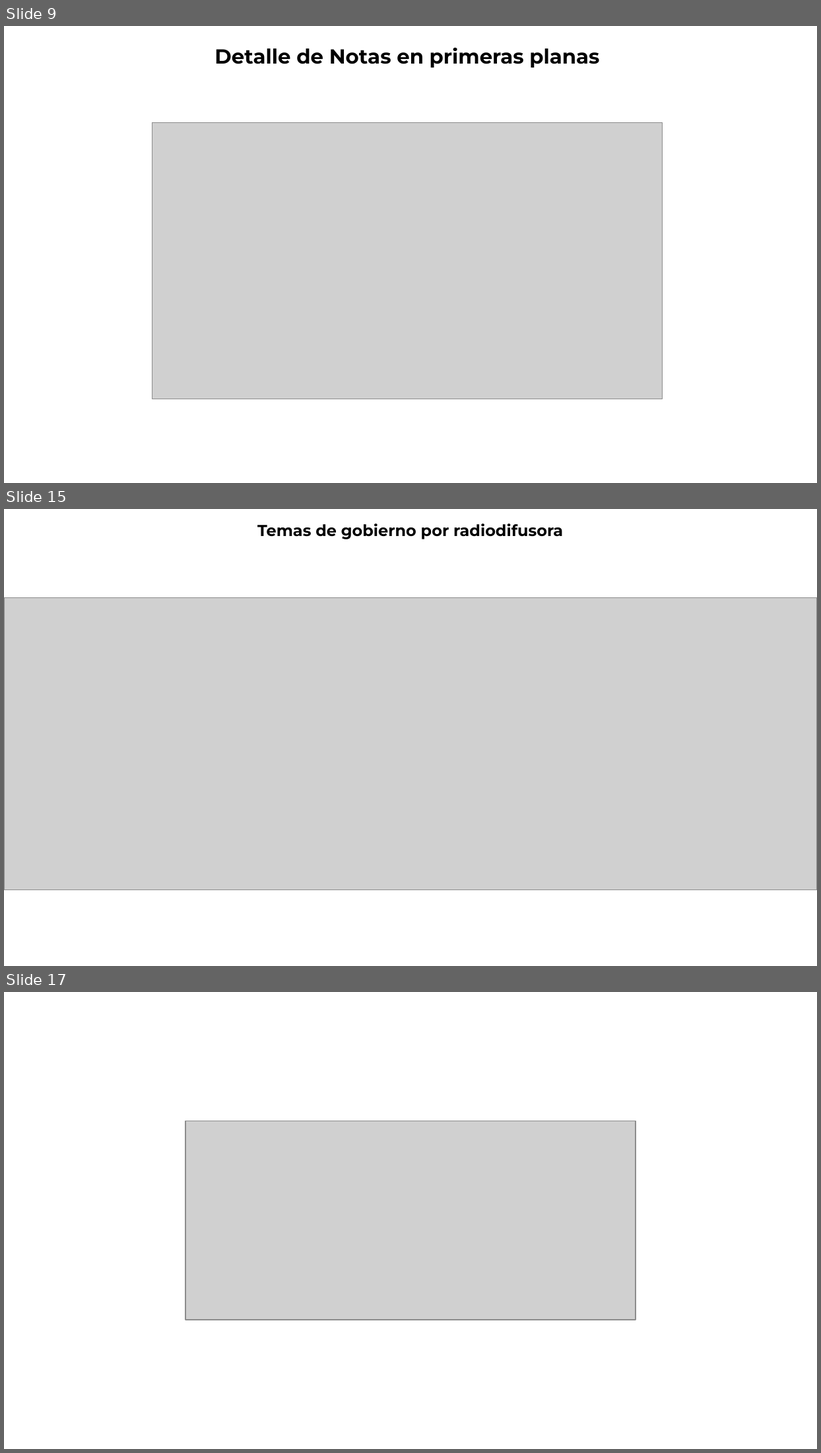
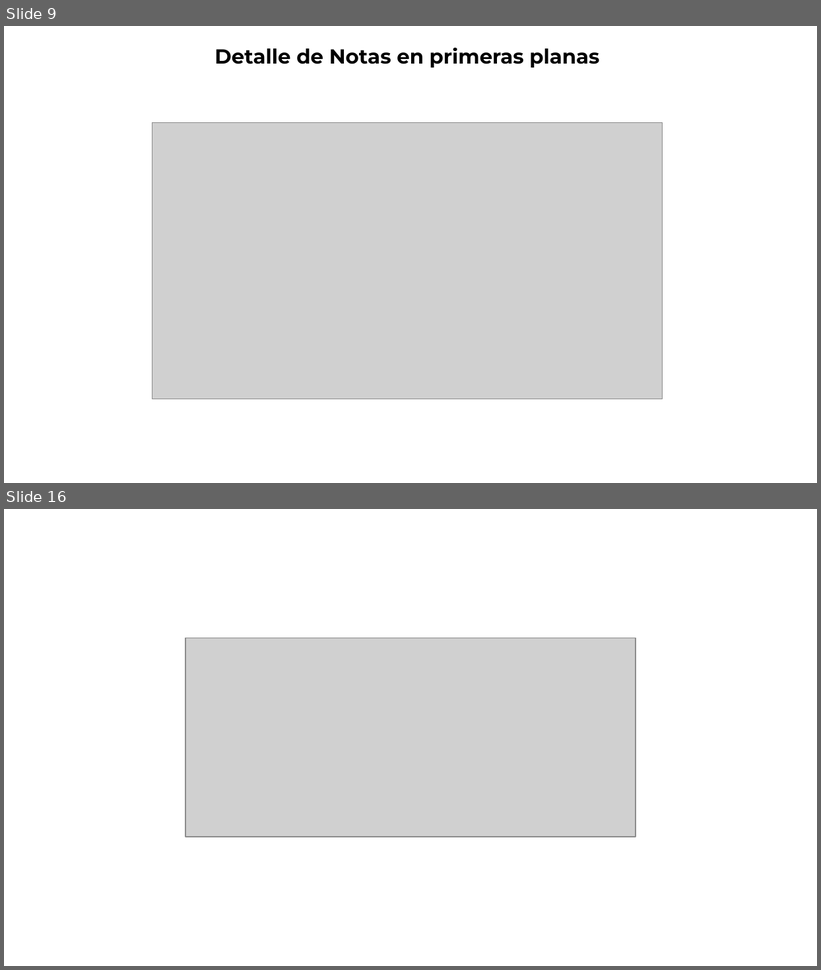
Before and after one commit to thelonious9/Reporteportadas, a slide deck: Reporte 060726.pptx. Shown one above the other, each under a label of ours: slides 9, 15 and 17 before the commit, slides 9 and 16 after it; the slides between them are not shown. The pictures are 821x1453 and 821x970 pixels, drawn with LibreOffice and Linux fonts; fonts in the diff are those of the drawing; grey boxes stand for pictures; background and template pictures are left out. Boxes give left, top, right and bottom in pixels: in the first picture for what was removed or moved away, otherwise in the second. Text is boxed around its words. In the diff, an @@ line names an element or a change of style, - is before the commit and + after.

```diff
--- a/Reporte 060726.pptx
+++ b/Reporte 060726.pptx
@@ slide 15 removed at (4,509,817,966), background #FFFFFF @@
@@ text removed at (257,524,563,539) @@
-Temas de gobierno por radiodifusora
@@ picture removed at (4,597,817,890) @@
@@ what was slide 17 is now slide 16 @@
```
Also in this commit, not shown: 4 slides changed, 2 other files.
